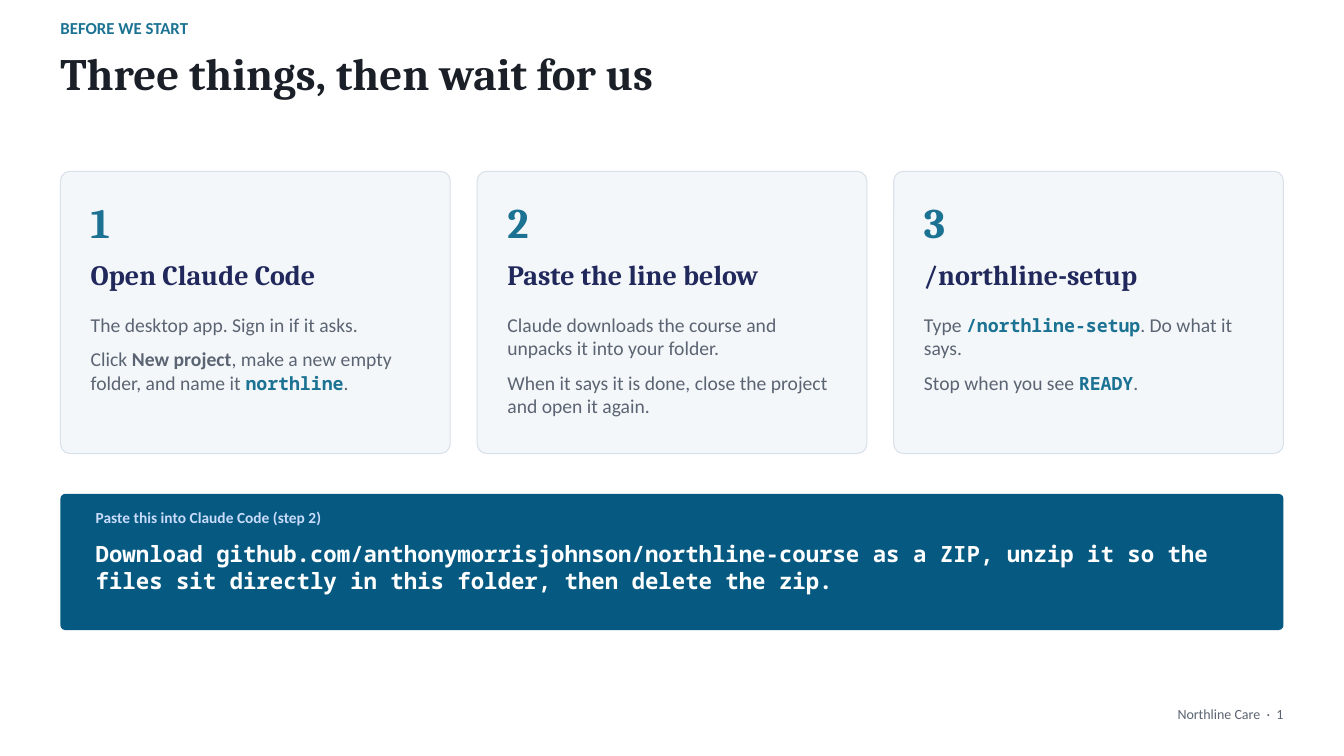
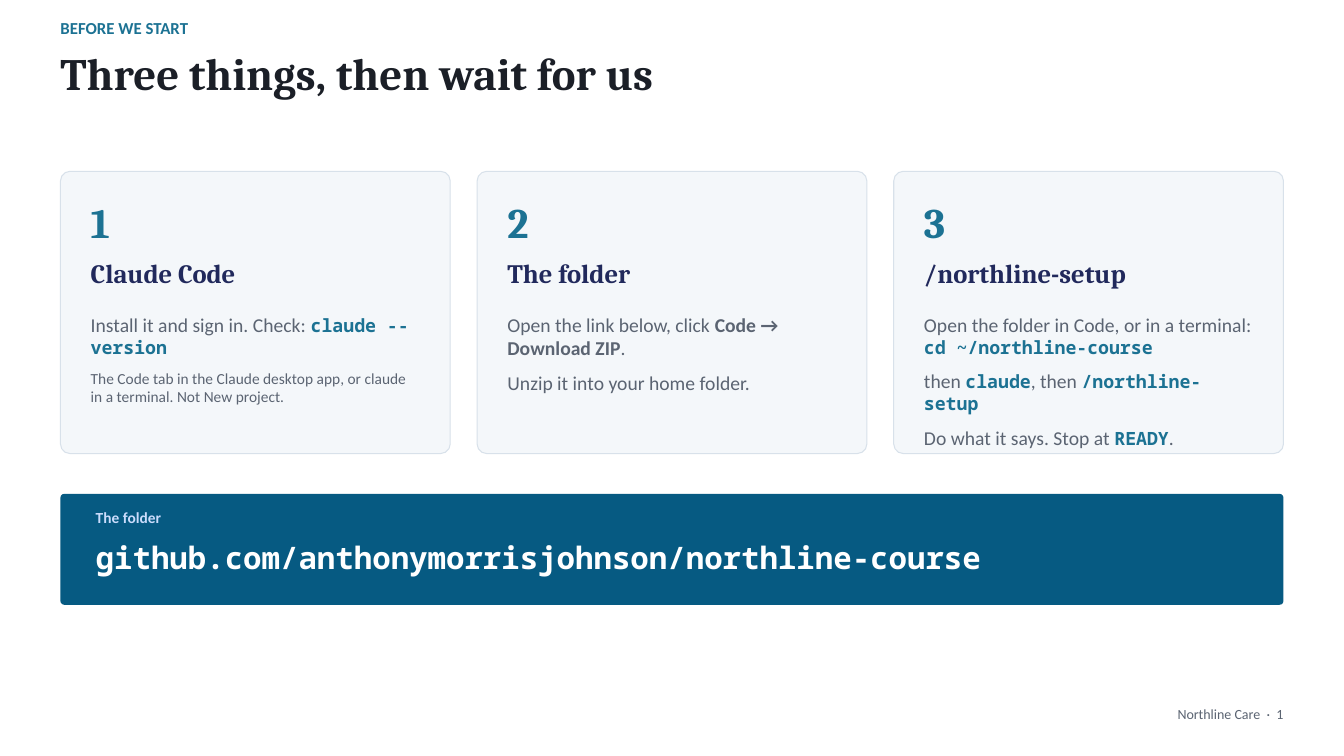
Before and after one commit to anthonymorrisjohnson/northline-course, a slide deck: slide 1 of slides/deck.pptx. Drawn at 1344x756 pixels with LibreOffice and Linux fonts; fonts in the diff are those of the drawing. Boxes give left, top, right and bottom in pixels: in the first picture for what was removed or moved away, otherwise in the second. Text is boxed around its words. In the diff, an @@ line names an element or a change of style, - is before the commit and + after.

```diff
--- a/slides/deck.pptx
+++ b/slides/deck.pptx
@@ text at (91,264,235,284): text changed; size 20 to 19 pt @@
-Open Claude Code
+Claude Code
@@ text at (507,264,630,283): text changed; size 20 to 19 pt @@
-Paste the line below
+The folder
@@ text "/northline-setup" at (924,264,1126,289): size 20 to 19 pt @@
@@ text at (91,318,406,405): text changed; size 14 to 11 pt @@
-The desktop app. Sign in if it asks.
-Click New project, make a new empty folder, and name it northline.
+Install it and sign in. Check: claude --version
+The Code tab in the Claude desktop app, or claude in a terminal. Not New project.
@@ text at (507,318,756,393): text changed @@
-Claude downloads the course and unpacks it into your folder.
-When it says it is done, close the project and open it again.
+Open the link below, click Code → Download ZIP.
+Unzip it into your home folder.
@@ text at (924,318,1252,448): text changed @@
-Type /northline-setup. Do what it says.
-Stop when you see READY.
+Open the folder in Code, or in a terminal: cd ~/northline-course
+then claude, then /northline-setup
+Do what it says. Stop at READY.
@@ rounded rectangle: place and size @@
-rounded rectangle at (60,494,1284,630)
+rounded rectangle at (60,494,1284,605)
@@ text at (96,512,161,523): text changed @@
-Paste this into Claude Code (step 2)
+The folder
@@ text at (96,545,981,577): text changed; size 16 to 22 pt @@
-Download github.com/anthonymorrisjohnson/northline-course as a ZIP, unzip it so the files sit directly in this folder, then delete the zip.
+github.com/anthonymorrisjohnson/northline-course
```
Also in this commit, not shown: 4 other files.
